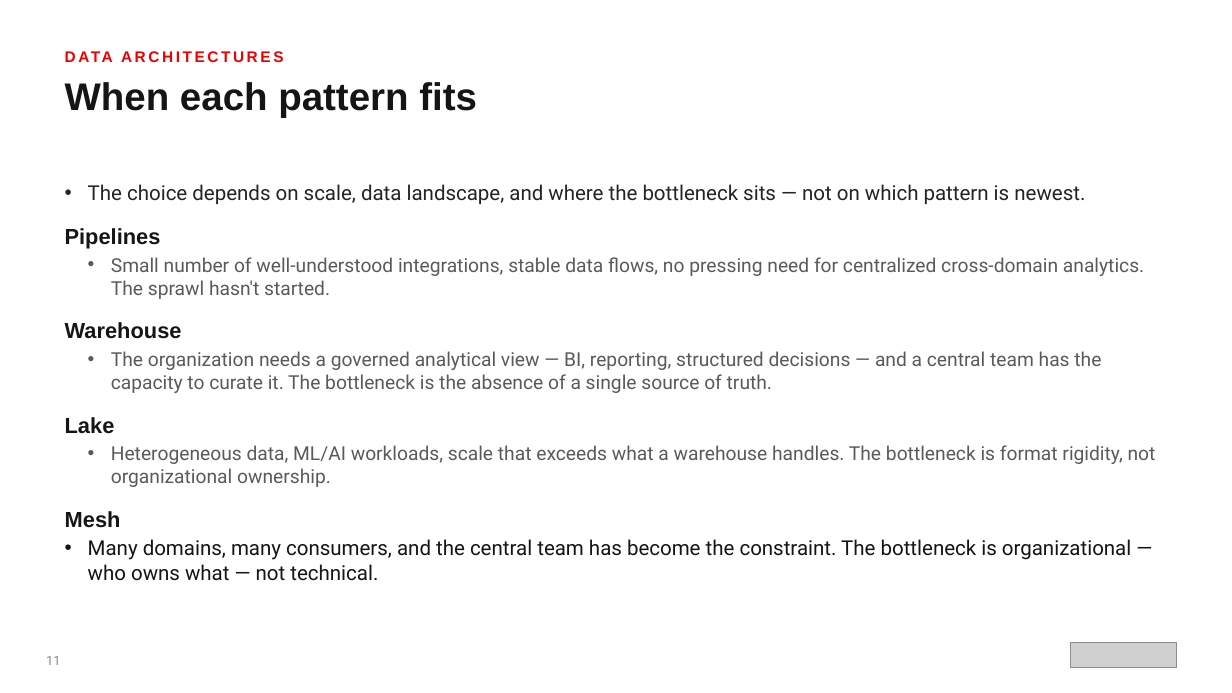
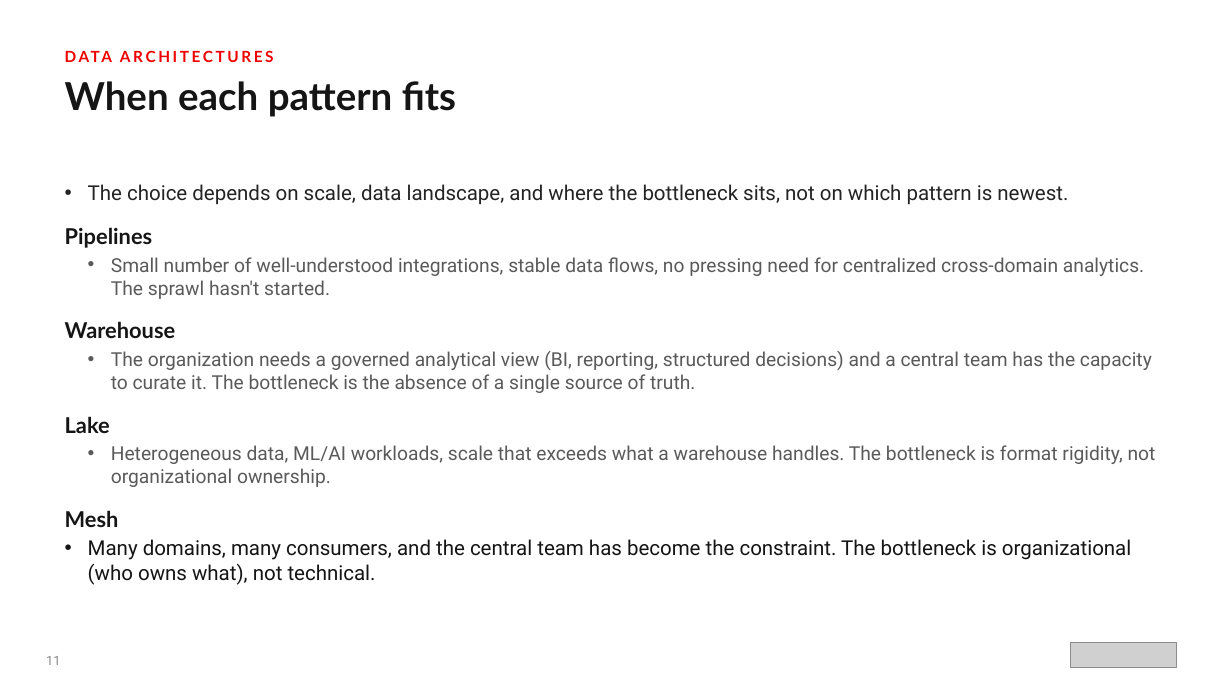
Before and after one commit to patterncatalyst/datamesh-reference-arch-python, a slide deck: slide 12 of presentation/data-mesh-101/The_Data_Mesh_101.pptx. Drawn at 1232x693 pixels with LibreOffice and Linux fonts; fonts in the diff are those of the drawing; grey boxes stand for pictures. Boxes give left, top, right and bottom in pixels: in the first picture for what was removed or moved away, otherwise in the second. Text is boxed around its words. In the diff, an @@ line names an element or a change of style, - is before the commit and + after.

Commit message:
docs(deck): voice + Red Hat Display pass on the data-mesh decks (#22)
* docs(deck): professional-voice pass on the data-mesh decks

Remove em dashes, chapter/section cross-references, and ban-tier verbal
tics (deliberately, earns its place, load-bearing, worth noticing, honest,
on purpose, not a toy, rest of this deck) from The Data Mesh 101 and
Data Mesh on OpenShift pptxgenjs sources, then rebuild both decks.

* docs(deck): Red Hat Display titles on the data-mesh decks

Replace the Overpass SemiBold heading font token with Red Hat Display in
both pptxgenjs sources (The Data Mesh 101, Data Mesh on OpenShift) and
rebuild; body (Red Hat Text) and code (Red Hat Mono) fonts are unchanged.

```diff
--- a/presentation/data-mesh-101/The_Data_Mesh_101.pptx
+++ b/presentation/data-mesh-101/The_Data_Mesh_101.pptx
@@ text "DATA ARCHITECTURES" at (361,184,402,200): font Arial to Lato @@
@@ text "When each pattern fits" at (65,81,456,117): font Arial to Lato @@
@@ text at (88,184,1068,204): text changed @@
-• The choice depends on scale, data landscape, and where the bottleneck sits — not on which pattern is newest.
+• The choice depends on scale, data landscape, and where the bottleneck sits, not on which pattern is newest.
@@ text at (65,227,176,527): font Arial to Lato in "Pipelines", "Warehouse", "Lake", "Mesh" @@
@@ text at (111,351,1152,393): text changed @@
-  • The organization needs a governed analytical view — BI, reporting, structured decisions — and a central team has the capacity to curate it. The bottleneck is the absence of a single source of truth.
+  • The organization needs a governed analytical view (BI, reporting, structured decisions) and a central team has the capacity to curate it. The bottleneck is the absence of a single source of truth.
@@ text at (88,539,1131,585): text changed @@
-• Many domains, many consumers, and the central team has become the constraint. The bottleneck is organizational — who owns what — not technical.
+• Many domains, many consumers, and the central team has become the constraint. The bottleneck is organizational (who owns what), not technical.
```
Also in this commit, not shown: 13 other slides changed, 4 other files.
